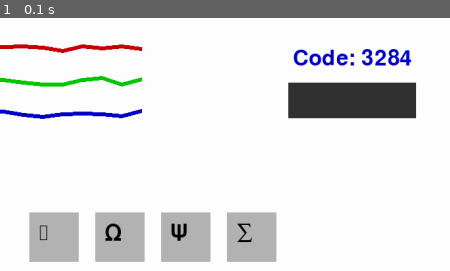
Above: before the commit, frame 1.
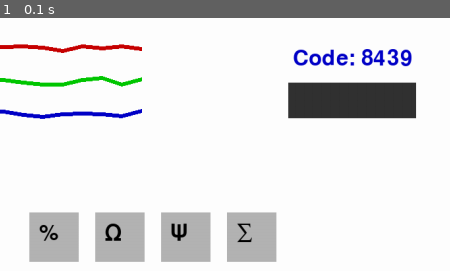
Above: after the commit, the same moment.

Repository: ShakH00/HackTheBomb
Game: pygame game, started from player1.py
Two runs of this game, one before a commit and one after it. Both use one fixed random seed, a clock stepped at 60 frames per second and the inputs below.
Inputs:
- Up to frame 1 (0.1 s): no input
The pictures show only the part of the screen within x 41-91%, y 27-77%; the shares and areas given below are measured in that part.

The runs differ from the first frame. In frame 1, 0.5% of the frame differs, in the area x 8-92%, y 12-89%.

Commit message:
made wire to be cut randomly chosen, 4 digit code randomly chosen, and order of symbols also randomly chosen

Diff:
--- a/player1.py
+++ b/player1.py
@@ -31,8 +31,6 @@
 bomb_timer = 300  # 5-minute countdown
 start_time = time.time()
 
-# Correct wire order
-correct_wire = "red"  # Player must cut the red wire first
 
 # Wire Module (Wonky wires)
 def generate_wonky_wire(start_x, start_y, length, color, wire_id):
@@ -52,16 +50,20 @@
 ]
 
 # Symbol Keypad Module
-symbols = ["★", "Ω", "Ψ", "∑"]
+symbols = ["%", "Ω", "Ψ", "∑"]
 symbol_positions = [(600, 500), (700, 500), (800, 500), (900, 500)]
-correct_symbol_order = ["Ω", "∑", "Ψ", "★"]
+correct_symbol_order = random.sample(symbols, len(symbols))
+print(correct_symbol_order)
 pressed_symbols = []
 symbols_completed = False
 
 # Number Code Module
-bomb_number_code = "3284"
+bomb_number_code = str(random.randint(1000, 9999)) #randomly selected code
 player_input_code = ""
 code_correct = False
+wire_colors = ["red", "green", "blue"]
+correct_wire = random.choice(wire_colors) #randomly selected wire to be cut
+print(correct_wire)
 
 # Network Setup to Receive Instructions from Player 2
 HOST = "localhost"
@@ -90,7 +92,7 @@
 running = True
 first_wire_cut = None  # Track the first wire cut
 bomb_defused = False  # Track if bomb has been successfully defused
-correct_wire = False
+correct_wire_bool = False
 
 while running:
     screen.fill(WHITE)
@@ -141,8 +143,7 @@
                         if not wire["cut"]:  # Only process uncut wires
                             wire["cut"] = True
                             print(f"Wire {wire['id']} cut!")
-                            if wire['id'] == "red":
-                                correct_wire = True
+
 
                             if first_wire_cut is None:
                                 first_wire_cut = wire["id"]  # Track first wire cut
@@ -151,6 +152,7 @@
                             if first_wire_cut != correct_wire:
                                 print("BOOM! You cut the wrong wire first! 💥")
                                 running = False  # End game (Bomb explodes)
+                            correct_wire_bool = True
 
                         break
 
@@ -186,7 +188,7 @@
                     player_input_code += event.unicode
 
     # Check if all tasks are completed
-    if correct_wire and symbols_completed and code_correct:
+    if correct_wire_bool and symbols_completed and code_correct:
         bomb_defused = True
 
     # Display Bomb Defused Message
